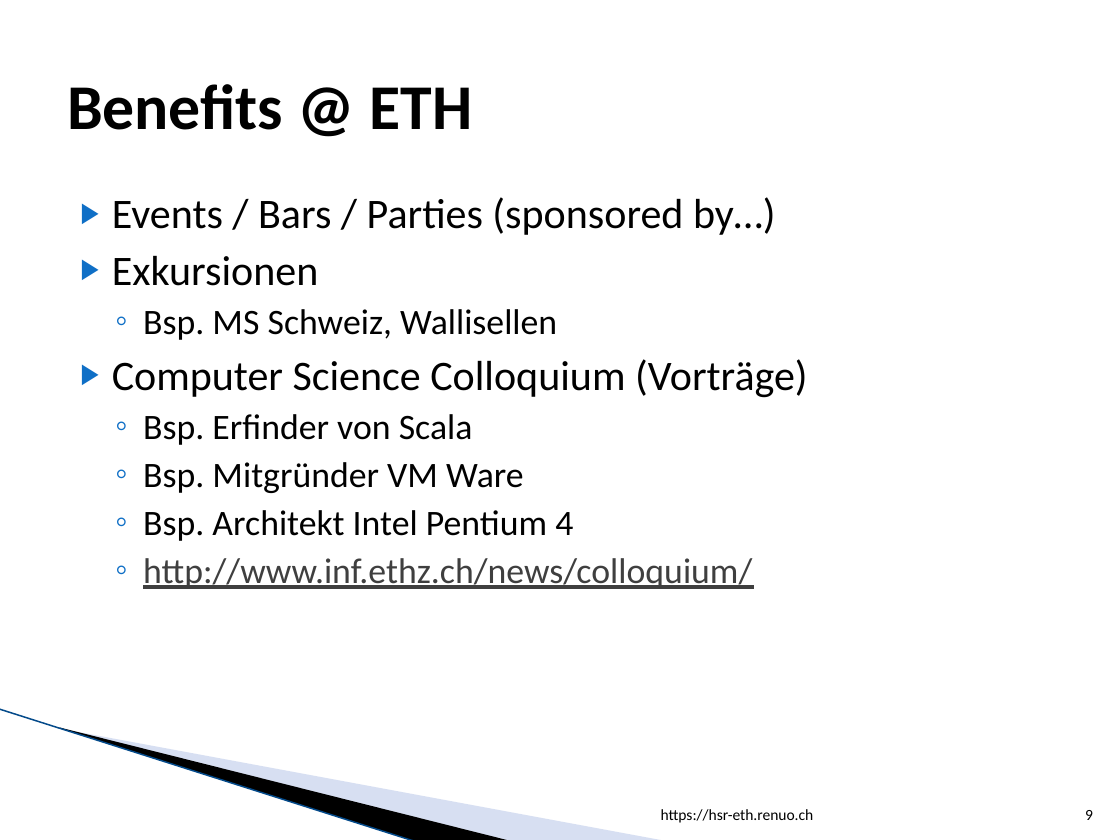
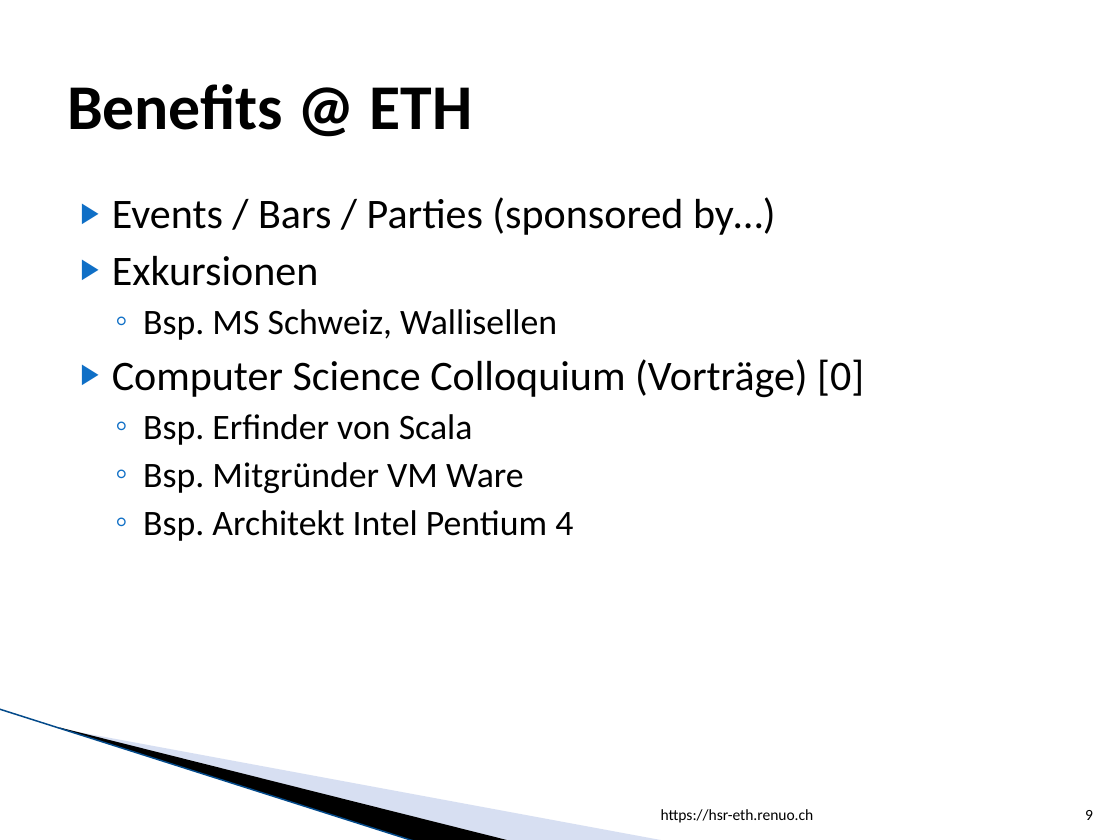
Before and after one commit to lukaselmer/hsr-eth.renuo.ch, a slide deck: slide 9 of vortrag.pptx. Drawn at 1120x840 pixels with LibreOffice and Linux fonts; fonts in the diff are those of the drawing; background and template pictures are left out. Boxes give left, top, right and bottom in pixels: in the first picture for what was removed or moved away, otherwise in the second. Text is boxed around its words. In the diff, an @@ line names an element or a change of style, - is before the commit and + after.

```diff
--- a/vortrag.pptx
+++ b/vortrag.pptx
@@ text at (x1=112, y1=359, x2=864, y2=398): text changed @@
-▶ Computer Science Colloquium (Vorträge)
+▶ Computer Science Colloquium (Vorträge) [0]
@@ text at (x1=143, y1=558, x2=752, y2=589): paragraph removed @@
-  ◦ http://www.inf.ethz.ch/news/colloquium/
```
Also in this commit, not shown: 4 other slides changed, 2 other files.
